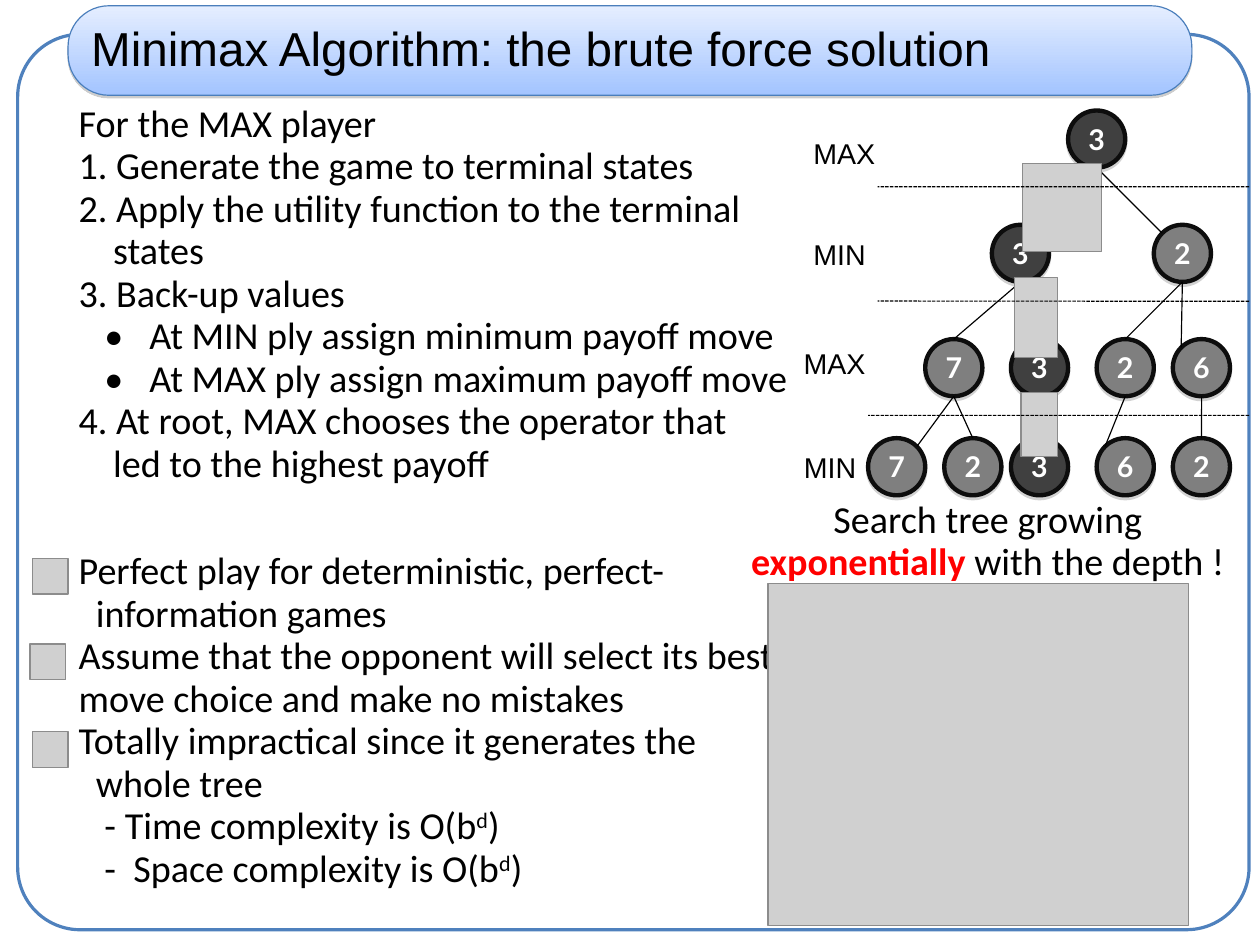
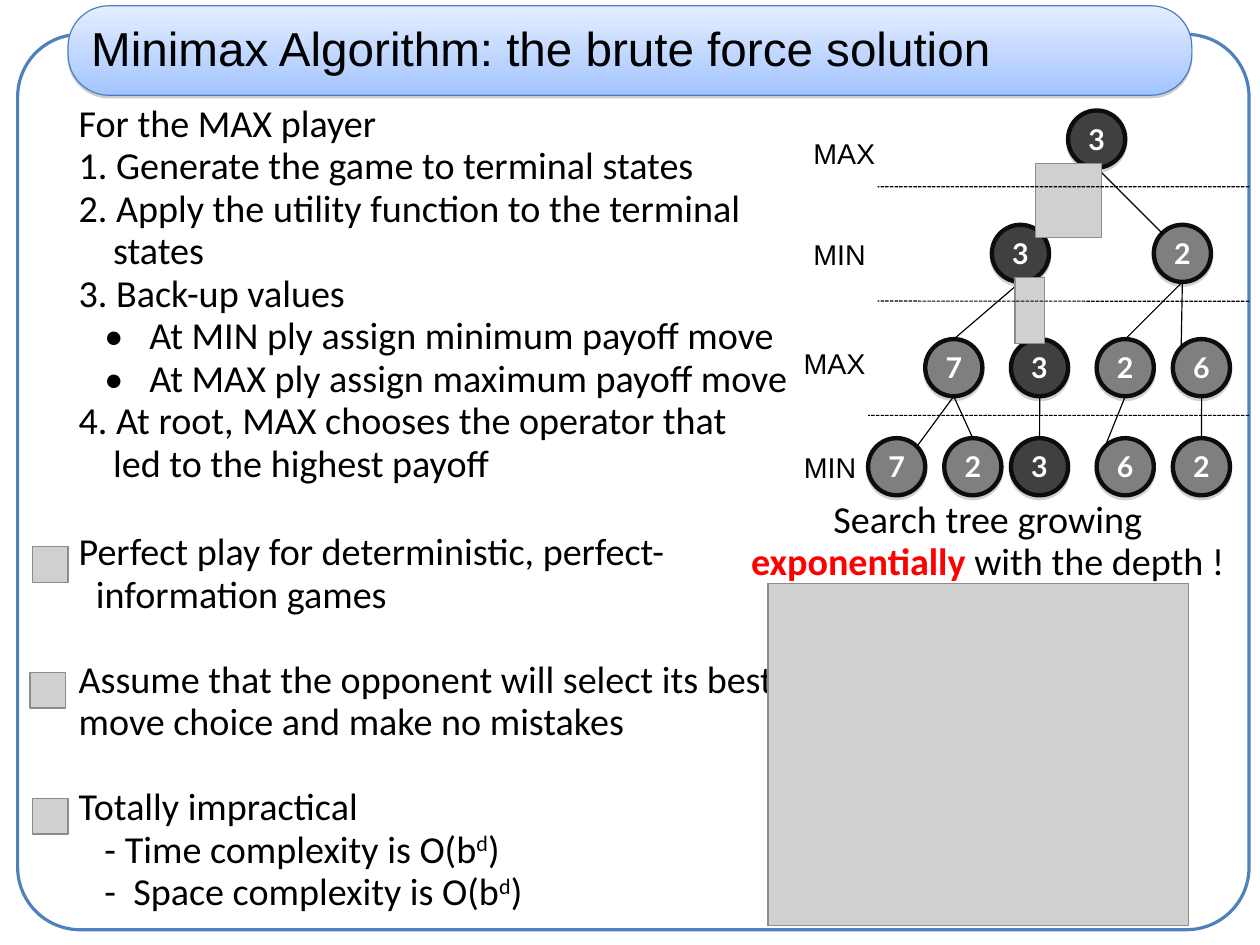
Before and after one commit to haspeleo/Android-Dev, a slide deck: slide 1 of MCTS/mcts_xp.ppt. Drawn at 1260x945 pixels with LibreOffice and Linux fonts; fonts in the diff are those of the drawing; grey boxes stand for pictures; background and template pictures are left out. Boxes give left, top, right and bottom in pixels: in the first picture for what was removed or moved away, otherwise in the second. Text is boxed around its words. In the diff, an @@ line names an element or a change of style, - is before the commit and + after.

```diff
--- a/MCTS/mcts_xp.ppt
+++ b/MCTS/mcts_xp.ppt
@@ picture: place and size @@
-picture at [1023, 164, 1102, 252]
+picture at [1036, 164, 1102, 238]
@@ picture: place and size @@
-picture at [1015, 278, 1058, 358]
+picture at [1015, 278, 1045, 344]
@@ picture removed at [1021, 392, 1058, 456] @@
@@ line added from (1040, 397) to (1040, 438), #000000 0.74 pt @@
@@ text "Perfect play for deterministic, perfect-": place and size @@
-text "Perfect play for deterministic, perfect-" at [79, 557, 773, 888]
+text "Perfect play for deterministic, perfect-" at [79, 538, 773, 911]
@@ picture: place and size @@
-picture at [32, 558, 67, 593]
+picture at [32, 547, 67, 583]
@@ picture: place and size @@
-picture at [30, 644, 65, 679]
+picture at [30, 672, 65, 708]
@@ picture: place and size @@
-picture at [32, 732, 67, 767]
+picture at [32, 798, 67, 834]
@@ text at [79, 793, 358, 826]: text changed @@
-Totally impractical since it generates the
-whole tree
+Totally impractical
```
Also in this commit, not shown: 5 other slides changed.
